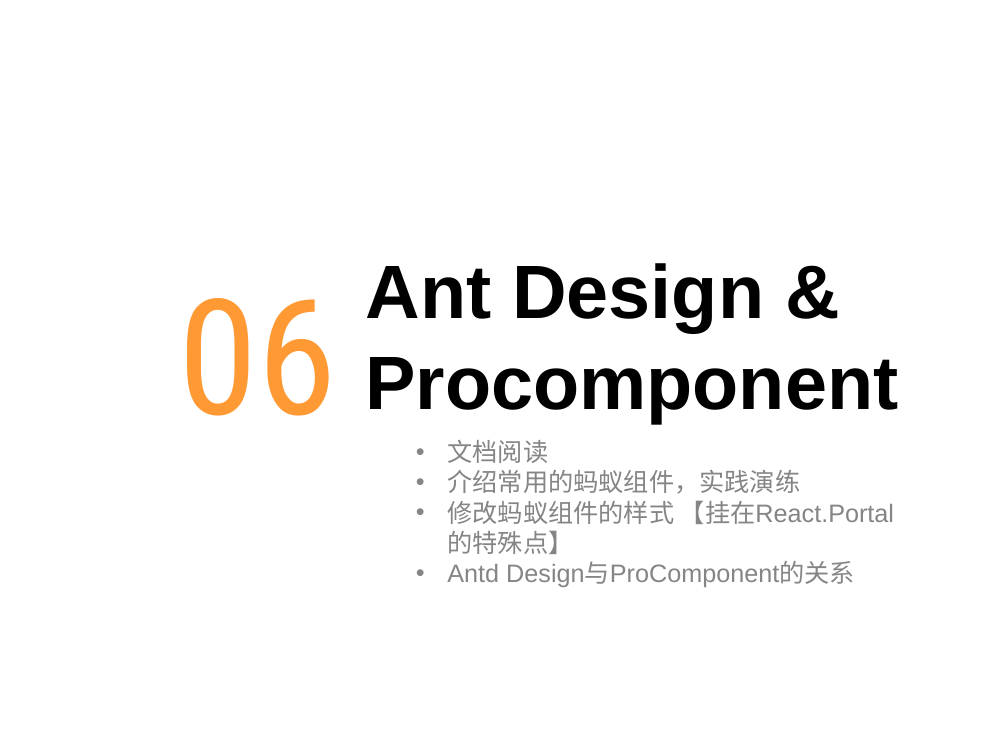
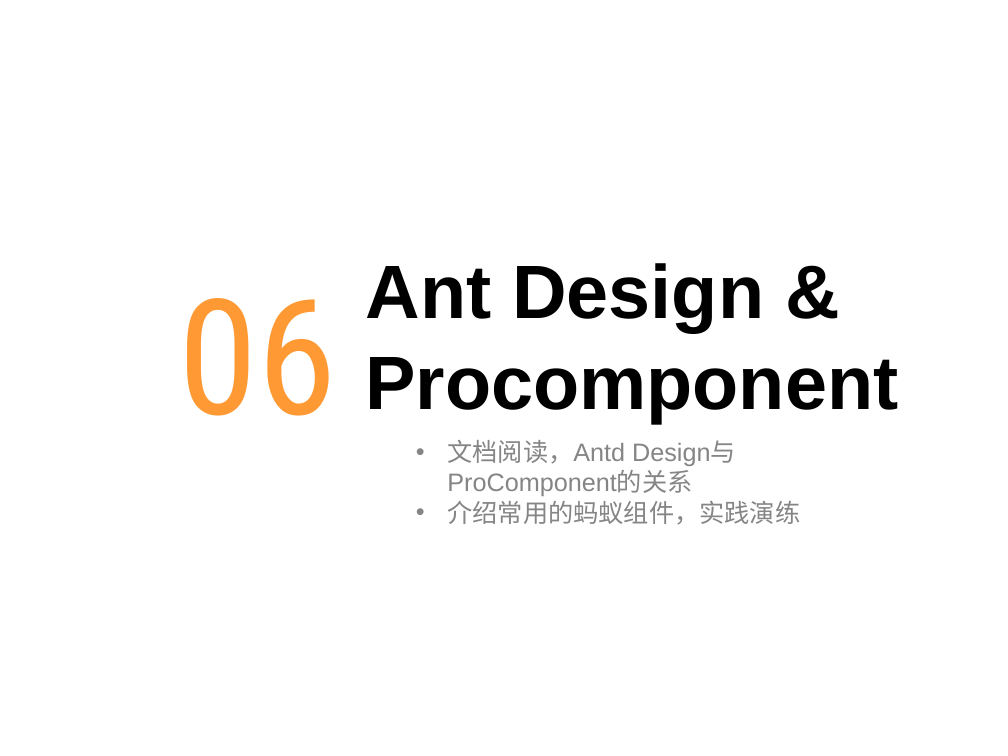
Before and after one commit to chenqiuli/JY_Peixun_1, a slide deck: slide 34 of PPT内容.pptx (slide 32 before the commit). Drawn at 1008x756 pixels with LibreOffice and Linux fonts; fonts in the diff are those of the drawing; background and template pictures are left out. Boxes give left, top, right and bottom in pixels: in the first picture for what was removed or moved away, otherwise in the second. Text is boxed around its words. In the diff, an @@ line names an element or a change of style, - is before the commit and + after.

```diff
--- a/PPT内容.pptx
+++ b/PPT内容.pptx
@@ text at [447, 440, 625, 464]: text changed @@
-  • 文档阅读
+  • 文档阅读，Antd Design与ProComponent的关系
@@ text at [447, 501, 894, 587]: paragraphs removed @@
-  • 修改蚂蚁组件的样式 【挂在React.Portal的特殊点】
-  • Antd Design与ProComponent的关系
```
Also in this commit, not shown: 3 other slides changed, 4 slides added, 17 other files.
